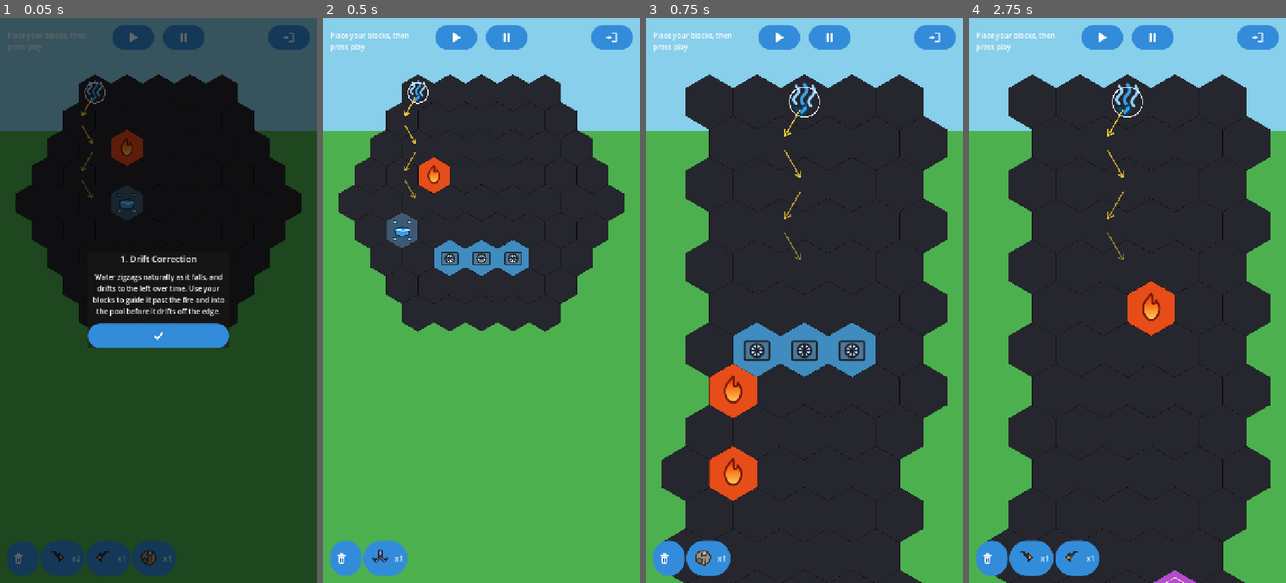
Above: before the commit, frames 1-4 (left to right).
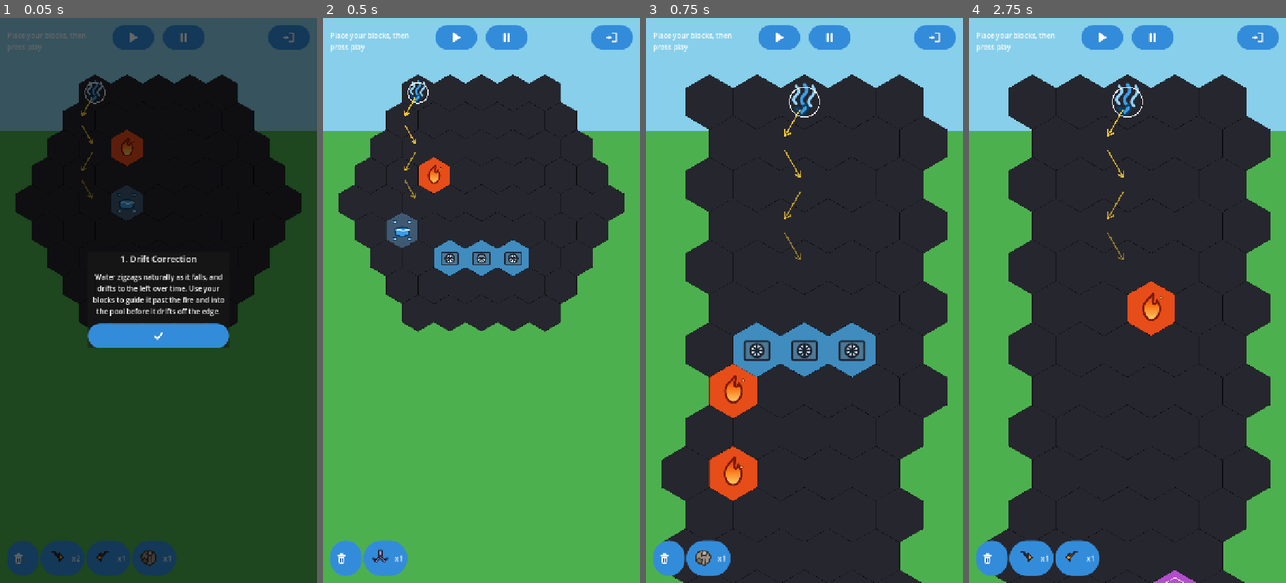
Above: after the commit, the same moments.

Repository: jitternoise/sunny_balcony
Game: Godot game, scene res://tests/BoardSnapshots.tscn
Same seed, same stepped clock (60 frames per second), same inputs: the game is played once before the commit and once after it. This scene is started directly instead of the project's main scene.
Inputs (mouse positions are in pixels of both pictures, inside the frame that each line leads up to):
- Up to frame 1 (0.05 s): no input
- Up to frame 2 (0.5 s): no input
- Up to frame 3 (0.75 s): click (779, 34) at 0.5 s
- Up to frame 4 (2.75 s): click (1102, 34) at 1.25 s; click "x1" at 2 s

The runs differ from the first frame. In frame 1, less than 0.1% of the frame differs, in the area x 38-43%, y 21-24%; in frame 2, less than 0.1%; in frame 3, 0.1%, in the area x 24-32%, y 63-83%; in frame 4, less than 0.1%.

Commit message:
Animate fire through the tile table, as the first converted type
Uses the six-frame flame sheet: the tip sways, an ember lifts off across
the middle frames, and frame six returns to frame one. The whole change is
one TILE_VISUALS entry -- no new branch anywhere -- which is what the
refactor was for. Neighbouring fires draw different frames, because the
table path applies the same coordinate-hash stagger water uses.

Fire keeps its static icon in the same entry as a fallback, and the region
inset is renamed from WATER_ to SHEET_ now that every sheet shares it.

One consequence worth naming: every level has fire, so the animation
heartbeat now runs whenever a level is open, including while the player is
still planning. It was previously idle until water appeared. That is the
12-redraws-a-second budget the single-heartbeat design was built around,
not a regression past it, but it is a real change to a board that used to
cost nothing while sitting still.

Snapshots are now captured with Engine.time_scale at zero, so an animated
board still renders a fixed frame and two runs stay comparable -- verified
by running the capture twice and diffing: ten of ten byte-identical.

Co-Authored-By: Claude Opus 5 <noreply@anthropic.com>
Claude-Session: https://claude.ai/code/session_01QEBxR8firEGJgpMLQAG7a7

Diff:
--- a/game/scripts/gameplay/HexBoard.gd
+++ b/game/scripts/gameplay/HexBoard.gd
@@ -61,10 +61,15 @@
 const WATER_FPS := 8.0
 const WATER_LEAD_FPS := 12.0
 
-## Half-texel inset on the region read out of a sheet. Frames are butted
-## edge to edge, so without this the filtering can pull a sliver of the
-## neighbouring frame in at non-integer scales.
-const WATER_REGION_INSET := 0.5
+## Half-texel inset on the region read out of any animation sheet. Frames
+## are butted edge to edge, so without this the filtering can pull a sliver
+## of the neighbouring frame in at non-integer scales.
+const SHEET_REGION_INSET := 0.5
+
+## Animated terrain glyphs. A GLYPH sheet needs only one version -- a
+## centred glyph never reaches the cell edge, so it does not care which way
+## the hex is turned.
+const FIRE_SHEET := preload("res://assets/tiles/fire_sheet.png")
 
 ## How a tile's art covers its cell.
 ##   GLYPH -- a flat-coloured hex with a small centred icon. The original
@@ -115,7 +120,11 @@
 ## what lets tile types be converted to animation one at a time.
 const TILE_VISUALS := {
 	TILE_EMPTY: {"fill": Color(0.15, 0.15, 0.18), "icon": null},
-	TILE_FIRE: {"fill": Color(0.9, 0.3, 0.1), "icon": ICON_FIRE},
+	# The first terrain type converted to animation: the flame sways, and an
+	# ember lifts off across the middle frames. `icon` stays as the fallback
+	# for anything that cannot resolve the sheet.
+	TILE_FIRE: {"fill": Color(0.9, 0.3, 0.1), "icon": ICON_FIRE,
+		"sheet": FIRE_SHEET, "frames": 6, "fps": 8.0},
 	TILE_POOL: {"fill": Color(0.25, 0.35, 0.45), "icon": ICON_POOL},
 	TILE_POOL_FULL: {"fill": Color(0.2, 0.5, 0.9), "icon": ICON_POOL},
 	# Flooded (water actually reached this town cell -- see _try_enter()'s
@@ -2042,9 +2051,9 @@
 		return
 	var frame_px := float(texture.get_width()) / float(frames)
 	draw_texture_rect_region(texture, rect, Rect2(
-		frame * frame_px + WATER_REGION_INSET, WATER_REGION_INSET,
-		frame_px - WATER_REGION_INSET * 2.0,
-		texture.get_height() - WATER_REGION_INSET * 2.0))
+		frame * frame_px + SHEET_REGION_INSET, SHEET_REGION_INSET,
+		frame_px - SHEET_REGION_INSET * 2.0,
+		texture.get_height() - SHEET_REGION_INSET * 2.0))
 
 
 ## Which state a cell is in. The ONLY place terrain precedence lives -- the
--- a/game/tests/BoardSnapshots.gd
+++ b/game/tests/BoardSnapshots.gd
@@ -30,6 +30,12 @@
 	DirAccess.make_dir_recursive_absolute(dir)
 	GameState.current_slot = 0
 	GameState.debug_unlock_all = true
+	# Freeze time. Animated tiles derive their frame from a clock advanced
+	# by _process(delta); with the scale at zero that clock never moves, so
+	# every tile renders its tick-zero frame and two runs are comparable.
+	# Without this the snapshots drift with capture timing and the whole
+	# comparison is worthless.
+	Engine.time_scale = 0.0
 
 	for n in COVERED.keys():
 		GameState.pending_level_path = LevelSelect.LEVEL_PATHS[n - 1]
@@ -50,5 +56,6 @@
 		for i in range(3):
 			await get_tree().process_frame
 
+	Engine.time_scale = 1.0
 	print("snapshots written to ", dir)
 	get_tree().quit()
Binary file added: game/assets/tiles/fire_sheet.png
Not shown, added: game/assets/tiles/fire_sheet.png.import
Not shown, changed: game/README.md
